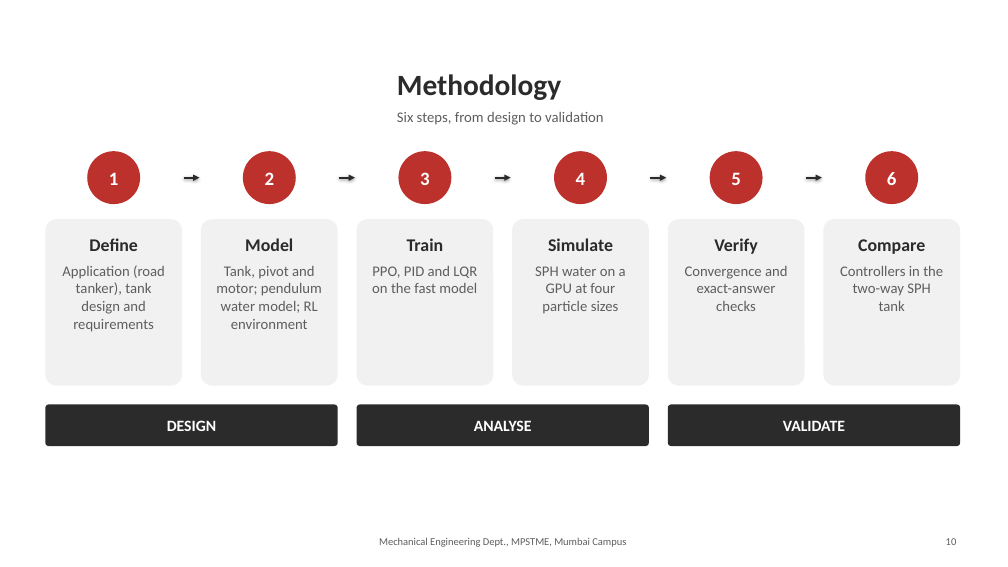
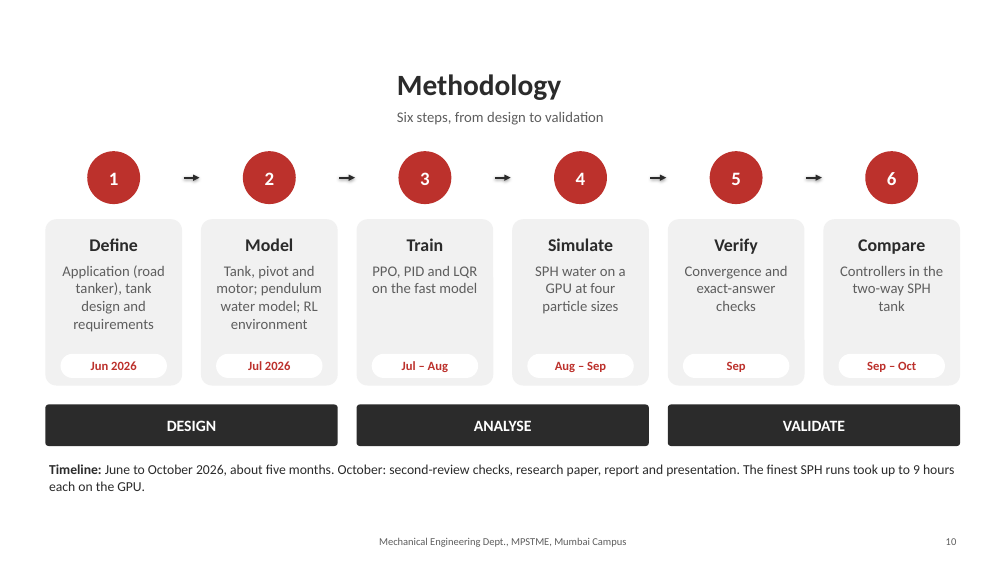
Before and after one commit to RacerRed505/LiquidSloshingRL-Capstone, a slide deck: slide 10 of docs/presentation/Liquid_Sloshing_Final_Presentation.pptx. Drawn at 1008x567 pixels with LibreOffice and Linux fonts; fonts in the diff are those of the drawing; background and template pictures are left out. Boxes give left, top, right and bottom in pixels: in the first picture for what was removed or moved away, otherwise in the second. Text is boxed around its words. In the diff, an @@ line names an element or a change of style, - is before the commit and + after.

Commit message:
Add a project timeline to the presentation

```diff
--- a/docs/presentation/Liquid_Sloshing_Final_Presentation.pptx
+++ b/docs/presentation/Liquid_Sloshing_Final_Presentation.pptx
@@ rounded rectangle added at (60,354,167,378), fill #FFFFFF, 12 pt, text #BC312C, bold @@
+Jun 2026
@@ rounded rectangle added at (216,354,323,378), fill #FFFFFF, 12 pt, text #BC312C, bold @@
+Jul 2026
@@ rounded rectangle added at (372,354,479,378), fill #FFFFFF, 12 pt, text #BC312C, bold @@
+Jul – Aug
@@ rounded rectangle added at (527,354,634,378), fill #FFFFFF, 12 pt, text #BC312C, bold @@
+Aug – Sep
@@ rounded rectangle added at (683,354,789,378), fill #FFFFFF, 12 pt, text #BC312C, bold @@
+Sep
@@ rounded rectangle added at (839,354,945,378), fill #FFFFFF, 12 pt, text #BC312C, bold @@
+Sep – Oct
@@ text added at (49,464,954,491), 13 pt, text #2B2B2B @@
+Timeline: June to October 2026, about five months. October: second-review checks, research paper, report and presentation. The finest SPH runs took up to 9 hours each on the GPU.
```
Also in this commit, not shown: 1 other slide changed, 1 other file.
